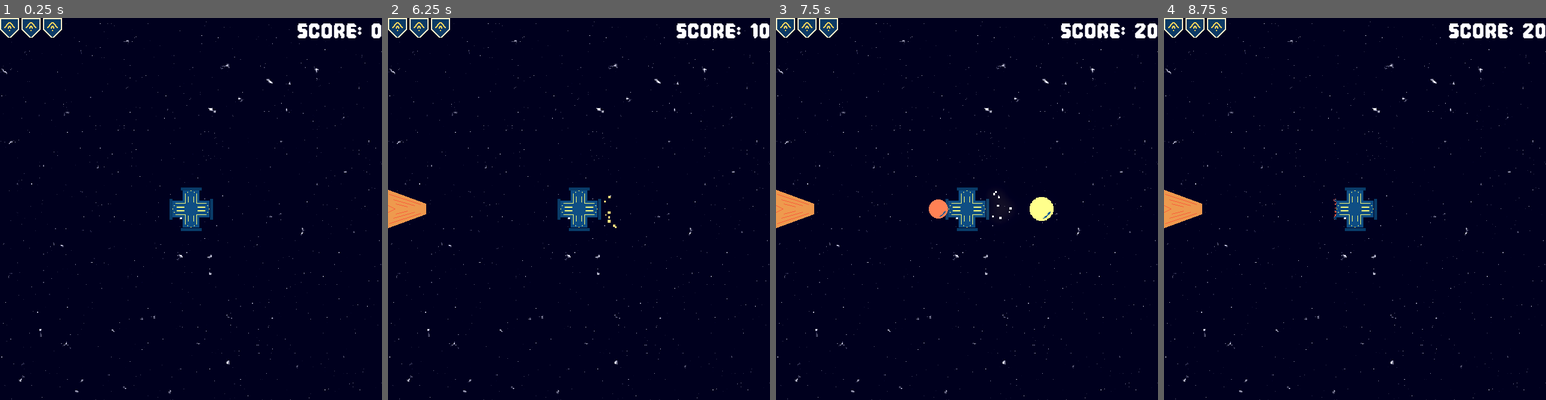
Above: before the commit, frames 1-4 (left to right).
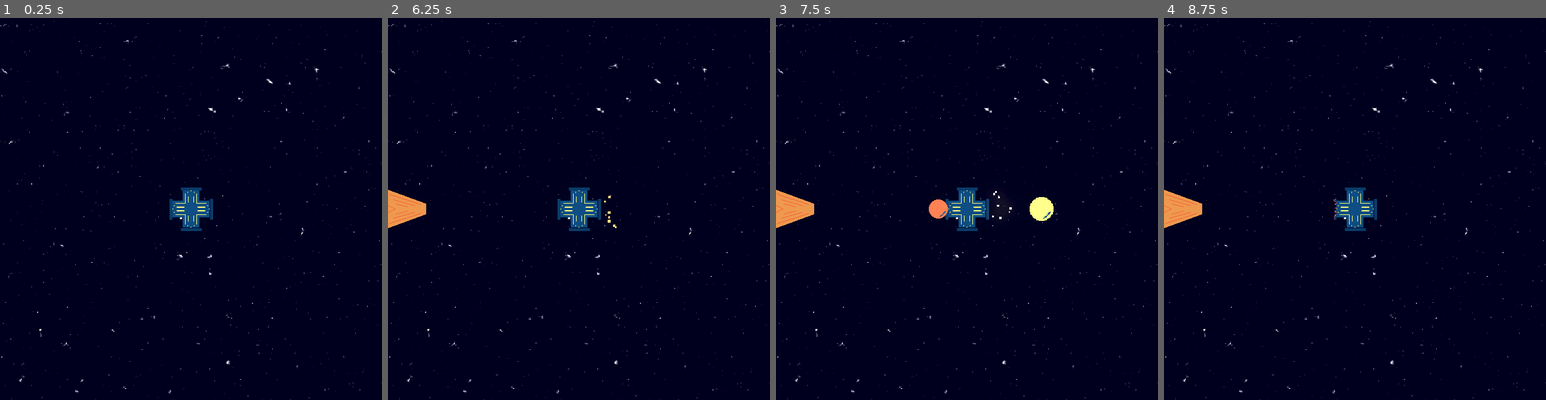
Above: after the commit, the same moments.

Repository: skain/incremental-outpost
Game: Godot game, scene res://game_entities/main/main.tscn
The game is run twice, just before and just after one commit, with the same random seed, the same clock (stepped at 60 frames per second) and the same inputs.
Inputs:
- Up to frame 1 (0.25 s): no input
- Up to frame 2 (6.25 s): tap Enter (start_game) at 0.5, 1.35, 2.85, 4.35, 5, 5.85 s; hold Right (fire_right) 0.53-1.28 s; hold Enter (start_game) 0.53-1.28 s; hold Down (fire_down) 1.28-2.03 s; hold Right (fire_right) 2.03-2.78 s; hold Enter (start_game) 2.03-2.78 s; hold Up (fire_up) 2.78-3.53 s; hold Enter (start_game) 3.53-4.28 s; hold Left (fire_left) 3.53-5.03 s; hold Down (fire_down) 5.03-5.78 s; hold Enter (start_game) 5.03-5.78 s; hold Right (fire_right) from 5.78 s (still down)
- Up to frame 3 (7.5 s): release Right (fire_right) at 6.53 s; hold Up (fire_up) 6.53-7.28 s; hold Enter (start_game) 6.53-7.28 s; hold Right (fire_right) from 7.28 s (still down); tap Enter (start_game) at 7.35 s
- Up to frame 4 (8.75 s): release Right (fire_right) at 8.03 s; hold Down (fire_down) from 8.03 s (still down); hold Enter (start_game) from 8.03 s (still down)

The runs differ from the first frame. In frame 1, 1.2% of the frame differs, in the area x 0-100%, y 0-6%; in frame 2, 1.3%; in frame 3, 1.3%; in frame 4, 1.3%.

Commit message:
ui refactors

Diff:
--- a/game_entities/main/main.gd
+++ b/game_entities/main/main.gd
@@ -5,7 +5,7 @@
 
 @onready var player: Player = $Player
 @onready var enemies: Node2D = $Enemies
-@onready var ui: CanvasLayer = $UI
+@onready var ui: UI = $UI
 @onready var bg_music_player: AudioStreamPlayer = %BGMusicPlayer
 
 const BASE_SCORE := 10
@@ -23,6 +23,7 @@
 	game_over = false
 	current_score = 0
 	player.reset()
+	player.make_camera_current()
 	enemies.reset_enemies()
 	ui.hide_game_over()
 	_update_ui()
--- a/game_entities/player/player.gd
+++ b/game_entities/player/player.gd
@@ -27,6 +27,9 @@
 	health = max_health
 	cannons.reset_cannons()
 
+func make_camera_current() -> void:
+	camera_2d.make_current()
+
 func _handle_hit(projectile: EnemyProjectile) -> void:
 	if not health > 0:
 		return
--- /dev/null
+++ b/game_entities/ui/arcade_overlay.gd
@@ -0,0 +1,26 @@
+class_name ArcadeOverlay extends CanvasLayer
+
+@onready var score_value: Label = %ScoreValue
+@onready var health_1: TextureRect = %Health1
+@onready var health_2: TextureRect = %Health2
+@onready var health_3: TextureRect = %Health3
+
+func update_ui(score: int, player_health: int) -> void:
+	score_value.text = str(score)
+	_set_player_health(player_health)
+
+func _set_player_health(player_health: int) -> void:
+	if player_health > 0:
+		health_1.visible = true
+	else:
+		health_1.visible = false
+
+	if player_health > 1:
+		health_2.visible = true
+	else:
+		health_2.visible = false
+
+	if player_health > 2:
+		health_3.visible = true
+	else:
+		health_3.visible = false
--- a/game_entities/ui/ui.gd
+++ b/game_entities/ui/ui.gd
@@ -1,37 +1,21 @@
-extends CanvasLayer
+@tool
+class_name UI extends Node2D
 
-@onready var score_value: Label = %ScoreValue
-@onready var health_1: TextureRect = %Health1
-@onready var health_2: TextureRect = %Health2
-@onready var health_3: TextureRect = %Health3
 @onready var game_over_panel: Panel = %GameOverPanel
+@onready var arcade_overlay: ArcadeOverlay = %ArcadeOverlay
+@onready var upgrade_interface: Node2D = %UpgradeInterface
 
 # Called when the node enters the scene tree for the first time.
 func _ready() -> void:
-	game_over_panel.visible = false
+	print("Panel Size: ", game_over_panel.size)
+	print("Viewport Size: ", get_viewport_rect().size)
+	hide_game_over()
 
 func update_ui(score: int, player_health: int) -> void:
-	score_value.text = str(score)
-	_set_player_health(player_health)
+	arcade_overlay.update_ui(score, player_health)
 
 func show_game_over() -> void:
-	game_over_panel.visible = true
+	upgrade_interface.visible = true
 
 func hide_game_over() -> void:
-	game_over_panel.visible = false
-
-func _set_player_health(player_health: int) -> void:
-	if player_health > 0:
-		health_1.visible = true
-	else:
-		health_1.visible = false
-
-	if player_health > 1:
-		health_2.visible = true
-	else:
-		health_2.visible = false
-
-	if player_health > 2:
-		health_3.visible = true
-	else:
-		health_3.visible = false
+	upgrade_interface.visible = false
--- a/game_entities/ui/ui.tscn
+++ b/game_entities/ui/ui.tscn
@@ -1,16 +1,22 @@
 [gd_scene format=3 uid="uid://bveowmm44i684"]
 
-[ext_resource type="Script" uid="uid://pxxdoiok44h3" path="res://game_entities/ui/ui.gd" id="1_qys5q"]
+[ext_resource type="Script" uid="uid://dl5uham4enamd" path="res://game_entities/ui/ui.gd" id="1_qys5q"]
 [ext_resource type="Texture2D" uid="uid://b4wbabadug3ic" path="res://assets/health.png" id="1_yev5y"]
+[ext_resource type="Script" uid="uid://b2yuue61t8cj6" path="res://game_entities/ui/arcade_overlay.gd" id="2_cyx88"]
 [ext_resource type="Theme" uid="uid://bu7liu2y80vnx" path="res://themes/default_theme.tres" id="2_gdt2y"]
 [ext_resource type="FontFile" uid="uid://c6yugg4s6ayo3" path="res://assets/Pixel Game.otf" id="3_wm3ai"]
 
 [sub_resource type="StyleBoxEmpty" id="StyleBoxEmpty_tbgi4"]
 
-[node name="UI" type="CanvasLayer" unique_id=110416762]
+[node name="UI" type="Node2D" unique_id=379921246]
 script = ExtResource("1_qys5q")
 
-[node name="Panel" type="Panel" parent="." unique_id=412204589]
+[node name="ArcadeOverlay" type="CanvasLayer" parent="." unique_id=110416762]
+unique_name_in_owner = true
+visible = false
+script = ExtResource("2_cyx88")
+
+[node name="Panel" type="Panel" parent="ArcadeOverlay" unique_id=412204589]
 anchors_preset = 15
 anchor_right = 1.0
 anchor_bottom = 1.0
@@ -18,30 +24,30 @@
 grow_vertical = 2
 theme_override_styles/panel = SubResource("StyleBoxEmpty_tbgi4")
 
-[node name="HealthHBoxContainer" type="HBoxContainer" parent="Panel" unique_id=1623456052]
+[node name="HealthHBoxContainer" type="HBoxContainer" parent="ArcadeOverlay/Panel" unique_id=1623456052]
 layout_mode = 0
 offset_right = 40.0
 offset_bottom = 40.0
 
-[node name="Health1" type="TextureRect" parent="Panel/HealthHBoxContainer" unique_id=46811982]
+[node name="Health1" type="TextureRect" parent="ArcadeOverlay/Panel/HealthHBoxContainer" unique_id=46811982]
 unique_name_in_owner = true
 layout_mode = 2
 texture = ExtResource("1_yev5y")
 stretch_mode = 2
 
-[node name="Health2" type="TextureRect" parent="Panel/HealthHBoxContainer" unique_id=1320696598]
+[node name="Health2" type="TextureRect" parent="ArcadeOverlay/Panel/HealthHBoxContainer" unique_id=1320696598]
 unique_name_in_owner = true
 layout_mode = 2
 texture = ExtResource("1_yev5y")
 stretch_mode = 2
 
-[node name="Health3" type="TextureRect" parent="Panel/HealthHBoxContainer" unique_id=993478229]
+[node name="Health3" type="TextureRect" parent="ArcadeOverlay/Panel/HealthHBoxContainer" unique_id=993478229]
 unique_name_in_owner = true
 layout_mode = 2
 texture = ExtResource("1_yev5y")
 stretch_mode = 2
 
-[node name="ScoreHBoxContainer" type="HBoxContainer" parent="Panel" unique_id=2078757583]
+[node name="ScoreHBoxContainer" type="HBoxContainer" parent="ArcadeOverlay/Panel" unique_id=2078757583]
 layout_mode = 1
 anchors_preset = 1
 anchor_left = 1.0
@@ -53,26 +59,27 @@
 theme = ExtResource("2_gdt2y")
 alignment = 2
 
-[node name="ScoreLabel" type="Label" parent="Panel/ScoreHBoxContainer" unique_id=1288837128]
+[node name="ScoreLabel" type="Label" parent="ArcadeOverlay/Panel/ScoreHBoxContainer" unique_id=1288837128]
 layout_mode = 2
 theme_override_font_sizes/font_size = 48
 text = "Score: "
 
-[node name="ScoreValue" type="Label" parent="Panel/ScoreHBoxContainer" unique_id=1654644774]
+[node name="ScoreValue" type="Label" parent="ArcadeOverlay/Panel/ScoreHBoxContainer" unique_id=1654644774]
 unique_name_in_owner = true
 layout_mode = 2
 theme_override_font_sizes/font_size = 48
 text = "10"
 
-[node name="GameOverPanel" type="Panel" parent="." unique_id=85327275]
+[node name="UpgradeInterface" type="Node2D" parent="." unique_id=1042056814]
 unique_name_in_owner = true
-anchors_preset = 15
-anchor_right = 1.0
-anchor_bottom = 1.0
-grow_horizontal = 2
-grow_vertical = 2
 
-[node name="CenterContainer" type="CenterContainer" parent="GameOverPanel" unique_id=673995625]
+[node name="GameOverPanel" type="Panel" parent="UpgradeInterface" unique_id=571100863]
+unique_name_in_owner = true
+custom_minimum_size = Vector2(640, 640)
+offset_right = 40.0
+offset_bottom = 40.0
+
+[node name="CenterContainer" type="CenterContainer" parent="UpgradeInterface/GameOverPanel" unique_id=673995625]
 layout_mode = 1
 anchors_preset = 15
 anchor_right = 1.0
@@ -80,17 +87,17 @@
 grow_horizontal = 2
 grow_vertical = 2
 
-[node name="VBoxContainer" type="VBoxContainer" parent="GameOverPanel/CenterContainer" unique_id=472214859]
+[node name="VBoxContainer" type="VBoxContainer" parent="UpgradeInterface/GameOverPanel/CenterContainer" unique_id=472214859]
 layout_mode = 2
 
-[node name="GameOver" type="Label" parent="GameOverPanel/CenterContainer/VBoxContainer" unique_id=624317083]
+[node name="GameOver" type="Label" parent="UpgradeInterface/GameOverPanel/CenterContainer/VBoxContainer" unique_id=624317083]
 layout_mode = 2
 theme_override_colors/font_color = Color(0.9764706, 0.34117648, 0.21960784, 1)
 theme_override_fonts/font = ExtResource("3_wm3ai")
 theme_override_font_sizes/font_size = 142
 text = "GAME OVER"
 
-[node name="Label" type="Label" parent="GameOverPanel/CenterContainer/VBoxContainer" unique_id=1781666490]
+[node name="Label" type="Label" parent="UpgradeInterface/GameOverPanel/CenterContainer/VBoxContainer" unique_id=1781666490]
 layout_mode = 2
 theme_override_fonts/font = ExtResource("3_wm3ai")
 theme_override_font_sizes/font_size = 36
Not shown, added: game_entities/ui/arcade_overlay.gd.uid
Not shown, changed: game_entities/ui/ui.gd.uid
